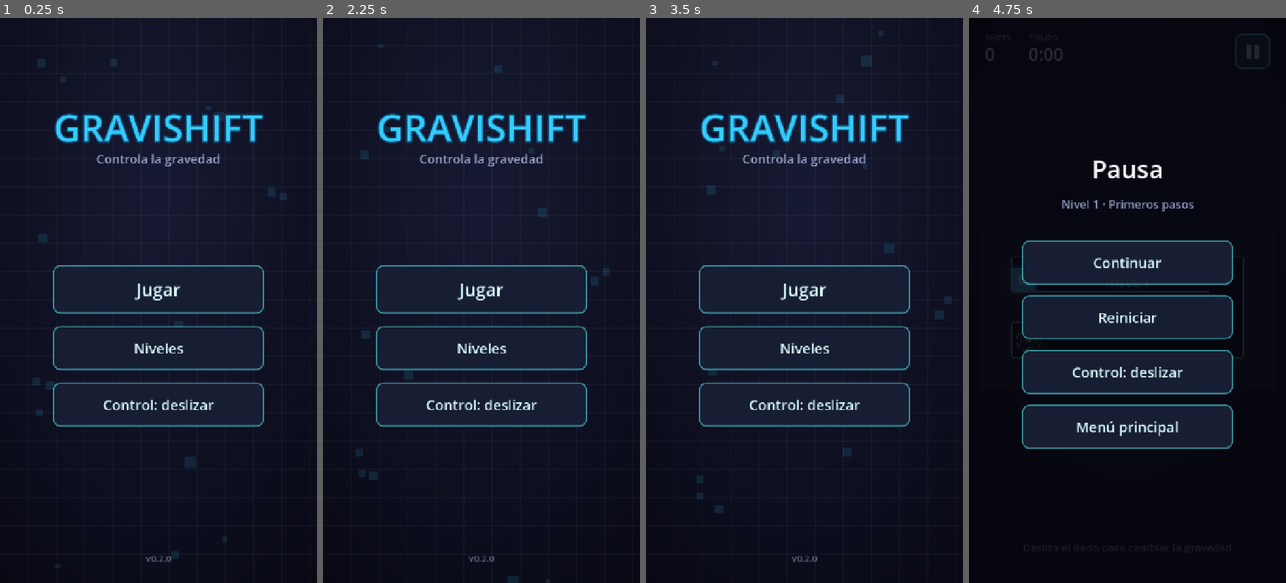
Above: before the commit, frames 1-4 (left to right).
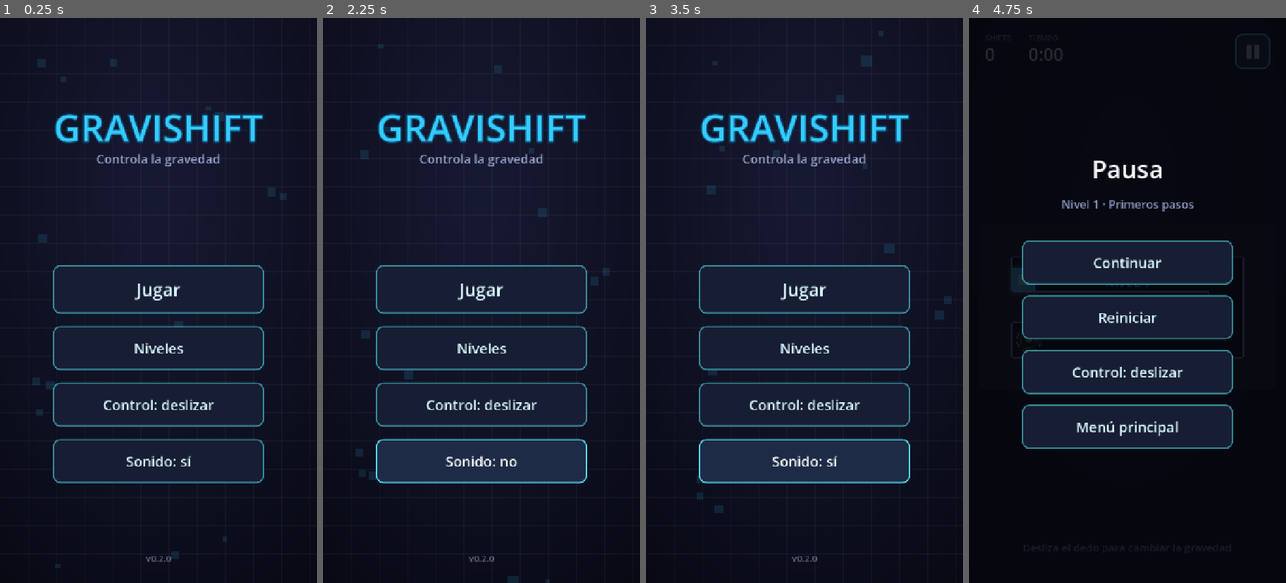
Above: after the commit, the same moments.

Repository: JoseBaena97/GraviShift
Game: Godot game, scene res://scenes/menu.tscn
Same seed, same stepped clock (60 frames per second), same inputs: the game is played once before the commit and once after it.
Inputs (mouse positions are in pixels of both pictures, inside the frame that each line leads up to):
- Up to frame 1 (0.25 s): no input
- Up to frame 2 (2.25 s): click "Control: deslizar" at 0.5 s; click "Control: inclinar" at 1.25 s; click (481, 458) at 2 s, where only the run after the commit has a clickable "Sonido: sí"
- Up to frame 3 (3.5 s): click (804, 458) at 2.75 s, where only the run after the commit has a clickable "Sonido: no"
- Up to frame 4 (4.75 s): click "Jugar" at 3.5 s; click (1251, 51) at 4.25 s

The runs differ from the first frame. In frame 1, 0.8% of the frame differs, in the area x 16-84%, y 74-83%; in frame 2, 5.3%; in frame 3, 5.2%; in frame 4, nothing differs.

Commit message:
Efectos de sonido sintetizados por código
- SfxSynth: genera los efectos al arrancar con osciladores, barridos
  de frecuencia, envolventes y ruido filtrado (sin archivos de audio)
- Autoload Audio: buses Music y SFX, grupo de reproductores con
  variación de tono y filtro paso bajo en la música durante la pausa
- Sonidos de cambio de gravedad (tono según dirección), choque
  (volumen según velocidad), portal, muerte por pinchos y por láser
- Zumbido de los láseres que aumenta al acercarse el cubo
- Clic automático en todos los botones, incluidos los creados por código
- Opción "Sonido: sí/no" en el menú, guardada con el progreso
- El nivel indica el tipo de peligro tocado y el cubo emite una
  señal al chocar con su intensidad

Diff:
--- a/project.godot
+++ b/project.godot
@@ -25,6 +25,7 @@
 [autoload]
 
 Game="*res://scripts/game.gd"
+Audio="*res://scripts/audio.gd"
 
 [display]
 
--- a/scenes/menu.tscn
+++ b/scenes/menu.tscn
@@ -42,7 +42,7 @@
 offset_left = -240.0
 offset_top = -80.0
 offset_right = 240.0
-offset_bottom = 300.0
+offset_bottom = 430.0
 theme_override_constants/separation = 28
 
 [node name="PlayButton" type="Button" parent="MainPanel"]
@@ -60,6 +60,11 @@
 custom_minimum_size = Vector2(0, 100)
 focus_mode = 0
 text = "Control: deslizar"
+
+[node name="SoundButton" type="Button" parent="MainPanel"]
+custom_minimum_size = Vector2(0, 100)
+focus_mode = 0
+text = "Sonido: sí"
 
 [node name="LevelsPanel" type="VBoxContainer" parent="."]
 visible = false
@@ -104,4 +109,5 @@
 [connection signal="pressed" from="MainPanel/PlayButton" to="." method="_on_play_pressed"]
 [connection signal="pressed" from="MainPanel/LevelsButton" to="." method="_on_levels_pressed"]
 [connection signal="pressed" from="MainPanel/ModeButton" to="." method="_on_mode_pressed"]
+[connection signal="pressed" from="MainPanel/SoundButton" to="." method="_on_sound_pressed"]
 [connection signal="pressed" from="LevelsPanel/BackButton" to="." method="_on_back_pressed"]
--- /dev/null
+++ b/scripts/audio.gd
@@ -0,0 +1,102 @@
+extends Node
+
+## Audio global: buses, efectos sintetizados y zumbido de los láseres.
+## Registrado como autoload "Audio" (después de "Game", del que lee las opciones).
+
+const MUSIC_BUS := &"Music"
+const SFX_BUS := &"SFX"
+const POOL_SIZE := 8  # Efectos que pueden sonar a la vez.
+const PITCH_VARIATION := 0.06  # ±6 %: evita que un sonido repetido canse.
+const HUM_VOLUME_DB := -12.0
+const CLICK_VOLUME_DB := -6.0
+const PAUSE_LOWPASS_HZ := 900.0
+
+var _sounds := {}  # nombre -> AudioStreamWAV
+var _pool: Array[AudioStreamPlayer] = []
+var _next_player := 0
+var _hum: AudioStreamPlayer
+
+
+func _ready() -> void:
+	# Debe seguir funcionando con el juego en pausa (clics del menú de pausa).
+	process_mode = Node.PROCESS_MODE_ALWAYS
+	_create_buses()
+
+	_sounds = {
+		"shift": SfxSynth.shift(),
+		"impact": SfxSynth.impact(),
+		"portal": SfxSynth.portal(),
+		"spike_death": SfxSynth.spike_death(),
+		"laser_death": SfxSynth.laser_death(),
+		"click": SfxSynth.click(),
+	}
+
+	for i in POOL_SIZE:
+		var player := AudioStreamPlayer.new()
+		player.bus = SFX_BUS
+		add_child(player)
+		_pool.append(player)
+
+	_hum = AudioStreamPlayer.new()
+	_hum.bus = SFX_BUS
+	_hum.stream = SfxSynth.laser_hum()
+	add_child(_hum)
+
+	set_sfx_enabled(Game.sfx_enabled)
+	# Clic automático en todos los botones del juego, incluidos los que se
+	# crean por código (como la cuadrícula de niveles).
+	get_tree().node_added.connect(_on_node_added)
+
+
+## Crea los buses Music y SFX colgando de Master. La música lleva un filtro
+## paso bajo, apagado, que se enciende durante la pausa.
+func _create_buses() -> void:
+	for bus_name in [MUSIC_BUS, SFX_BUS]:
+		if AudioServer.get_bus_index(bus_name) == -1:
+			AudioServer.add_bus()
+			var index := AudioServer.bus_count - 1
+			AudioServer.set_bus_name(index, bus_name)
+			AudioServer.set_bus_send(index, &"Master")
+
+	var music := AudioServer.get_bus_index(MUSIC_BUS)
+	if AudioServer.get_bus_effect_count(music) == 0:
+		var lowpass := AudioEffectLowPassFilter.new()
+		lowpass.cutoff_hz = PAUSE_LOWPASS_HZ
+		AudioServer.add_bus_effect(music, lowpass)
+		AudioServer.set_bus_effect_enabled(music, 0, false)
+
+
+## Reproduce un efecto. Usa los reproductores del grupo por turnos: si están
+## todos ocupados, corta el más antiguo.
+func play(sound: String, volume_db := 0.0, pitch := 1.0) -> void:
+	var player := _pool[_next_player]
+	_next_player = (_next_player + 1) % POOL_SIZE
+	player.stream = _sounds[sound]
+	player.volume_db = volume_db
+	player.pitch_scale = pitch * randf_range(1.0 - PITCH_VARIATION, 1.0 + PITCH_VARIATION)
+	player.play()
+
+
+## Intensidad del zumbido de los láseres, de 0 (apagado) a 1.
+func set_hum_level(level: float) -> void:
+	if level <= 0.01:
+		if _hum.playing:
+			_hum.stop()
+		return
+	_hum.volume_db = HUM_VOLUME_DB + linear_to_db(level)
+	if not _hum.playing:
+		_hum.play()
+
+
+## Durante la pausa la música se oye "a través de la pared".
+func set_music_muffled(muffled: bool) -> void:
+	AudioServer.set_bus_effect_enabled(AudioServer.get_bus_index(MUSIC_BUS), 0, muffled)
+
+
+func set_sfx_enabled(enabled: bool) -> void:
+	AudioServer.set_bus_mute(AudioServer.get_bus_index(SFX_BUS), not enabled)
+
+
+func _on_node_added(node: Node) -> void:
+	if node is BaseButton:
+		node.pressed.connect(play.bind("click", CLICK_VOLUME_DB))
--- a/scripts/cube.gd
+++ b/scripts/cube.gd
@@ -4,6 +4,8 @@
 ## El cubo de energía. Es un cuerpo físico normal: se mueve por la gravedad
 ## del mundo, que controla Main. Todo lo visual (estela, deformación) es
 ## decorativo y no afecta a la colisión.
+
+signal impacted(strength: float)  # 0..1 según lo fuerte del choque.
 
 const SIZE := 44.0  # Debe coincidir con la CollisionShape2D de cube.tscn.
 const CORE_COLOR := Color(0.2, 0.8, 1.0)  # Azul eléctrico.
@@ -13,6 +15,7 @@
 const MAX_STRETCH := 0.3
 const IMPACT_MIN_SPEED_DROP := 350.0
 const IMPACT_RECOVERY := 10.0
+const IMPACT_FULL_STRENGTH := 1500.0  # Frenazo (px/s) que cuenta como choque máximo.
 
 var _pending_position := Vector2.ZERO
 var _has_pending_teleport := false
@@ -52,6 +55,7 @@
 		state.transform = Transform2D(0.0, _pending_position)
 		state.linear_velocity = Vector2.ZERO
 		state.angular_velocity = 0.0
+		_previous_velocity = Vector2.ZERO  # Si no, el teletransporte parecería un choque.
 		_has_pending_teleport = false
 
 
@@ -61,6 +65,7 @@
 	if drop > IMPACT_MIN_SPEED_DROP:
 		_impact = minf(drop * STRETCH_PER_SPEED * 1.5, MAX_STRETCH)
 		_impact_dir = _previous_velocity.normalized()
+		impacted.emit(clampf(drop / IMPACT_FULL_STRENGTH, 0.0, 1.0))
 	_previous_velocity = linear_velocity
 
 
--- a/scripts/game.gd
+++ b/scripts/game.gd
@@ -9,6 +9,7 @@
 
 var completed_levels := 0  # Los niveles 0..completed_levels-1 están superados.
 var tilt_mode := false
+var sfx_enabled := true
 var current_level := 0
 
 
@@ -40,6 +41,12 @@
 
 func set_tilt_mode(enabled: bool) -> void:
 	tilt_mode = enabled
+	save_progress()
+
+
+func set_sfx_enabled(enabled: bool) -> void:
+	sfx_enabled = enabled
+	Audio.set_sfx_enabled(enabled)
 	save_progress()
 
 
@@ -82,6 +89,7 @@
 	var config := ConfigFile.new()
 	config.set_value("progress", "completed_levels", completed_levels)
 	config.set_value("options", "tilt_mode", tilt_mode)
+	config.set_value("options", "sfx_enabled", sfx_enabled)
 	config.save(SAVE_PATH)
 
 
@@ -91,3 +99,4 @@
 		return  # Primera partida.
 	completed_levels = clampi(config.get_value("progress", "completed_levels", 0), 0, level_count())
 	tilt_mode = config.get_value("options", "tilt_mode", false)
+	sfx_enabled = config.get_value("options", "sfx_enabled", true)
--- a/scripts/level.gd
+++ b/scripts/level.gd
@@ -5,7 +5,7 @@
 ## colisiones de las paredes, salida y peligros. También lo dibuja.
 
 signal exit_reached
-signal hazard_touched
+signal hazard_touched(kind: String)  # "spike" o "laser"
 
 const TILE := 64
 
@@ -36,6 +36,14 @@
 
 func pixel_size() -> Vector2:
 	return Vector2(cols, rows) * TILE
+
+
+## Centros de las casillas con láser (en coordenadas locales), para el zumbido.
+func laser_positions() -> Array[Vector2]:
+	var result: Array[Vector2] = []
+	for cell: Vector2i in _lasers:
+		result.append(_cell_center(cell))
+	return result
 
 
 func build(map: Array) -> void:
@@ -59,23 +67,23 @@
 					start_position = center
 				"E":
 					_exit_cell = cell
-					_add_area(center, Vector2(TILE, TILE) * 0.5, exit_reached)
+					_add_area(center, Vector2(TILE, TILE) * 0.5, exit_reached.emit)
 				"^":
 					var anchor := _spike_anchor(cell)
 					_spikes[cell] = anchor
 					if anchor == Vector2i.ZERO:
-						_add_area(center, Vector2(TILE, TILE) * 0.6, hazard_touched)
+						_add_area(center, Vector2(TILE, TILE) * 0.6, hazard_touched.emit.bind("spike"))
 					else:
 						# La zona peligrosa es la mitad de la casilla pegada a la pared.
 						var along := Vector2(anchor).abs()
 						var size := Vector2(TILE, TILE) * (Vector2.ONE * 0.9 - along * 0.4)
-						_add_area(center + Vector2(anchor) * TILE * 0.25, size, hazard_touched)
+						_add_area(center + Vector2(anchor) * TILE * 0.25, size, hazard_touched.emit.bind("spike"))
 				"=":
 					_lasers[cell] = true
-					_add_area(center, Vector2(TILE, TILE * 0.25), hazard_touched)
+					_add_area(center, Vector2(TILE, TILE * 0.25), hazard_touched.emit.bind("laser"))
 				"|":
 					_lasers[cell] = false
-					_add_area(center, Vector2(TILE * 0.25, TILE), hazard_touched)
+					_add_area(center, Vector2(TILE * 0.25, TILE), hazard_touched.emit.bind("laser"))
 
 	_build_wall_colliders()
 	queue_redraw()
@@ -101,8 +109,8 @@
 	return Vector2i.ZERO
 
 
-## Área de detección que emite `signal_to_emit` cuando el cubo entra en ella.
-func _add_area(center: Vector2, size: Vector2, signal_to_emit: Signal) -> void:
+## Área de detección que llama a `on_enter` cuando el cubo entra en ella.
+func _add_area(center: Vector2, size: Vector2, on_enter: Callable) -> void:
 	var area := Area2D.new()
 	area.position = center
 	var shape := CollisionShape2D.new()
@@ -112,7 +120,7 @@
 	area.add_child(shape)
 	area.body_entered.connect(func(body: Node2D) -> void:
 		if body is Cube:
-			signal_to_emit.emit()
+			on_enter.call()
 	)
 	add_child(area)
 
--- a/scripts/main.gd
+++ b/scripts/main.gd
@@ -19,6 +19,17 @@
 const HAZARD_COLOR := Color(1.0, 0.22, 0.32)
 const SHAKE_STRENGTH := 14.0
 const SHAKE_DECAY := 8.0
+
+## Tono del sonido de cambio de gravedad según la dirección: más agudo hacia
+## arriba, más grave hacia abajo.
+const SHIFT_PITCH := {
+	Vector2.UP: 1.2,
+	Vector2.RIGHT: 1.08,
+	Vector2.LEFT: 1.0,
+	Vector2.DOWN: 0.88,
+}
+## Distancia (px) a la que deja de oírse el zumbido de un láser.
+const HUM_RANGE := 4.0 * Level.TILE
 
 @onready var level: Level = $Level
 @onready var cube: Cube = $Cube
@@ -54,10 +65,17 @@
 func _ready() -> void:
 	level.exit_reached.connect(_on_exit_reached)
 	level.hazard_touched.connect(_on_hazard_touched)
+	cube.impacted.connect(_on_cube_impacted)
 	get_viewport().size_changed.connect(_apply_safe_area)
 	_apply_safe_area()
 	_update_mode_button()
 	load_level(Game.current_level)
+
+
+func _exit_tree() -> void:
+	# Audio es global y sobrevive al cambio de escena: hay que dejarlo limpio.
+	Audio.set_hum_level(0.0)
+	Audio.set_music_muffled(false)
 
 
 func load_level(index: int, show_intro := true) -> void:
@@ -121,6 +139,7 @@
 		_last_axis = axis
 		shifts += 1
 		_update_stats()
+		Audio.play("shift", -4.0, SHIFT_PITCH.get(axis, 1.0))
 
 
 # --- Bucle -------------------------------------------------------------------
@@ -129,6 +148,7 @@
 	if not _busy:
 		elapsed += delta
 		_update_stats()
+	_update_laser_hum()
 
 	if _shake > 0.1:
 		camera.offset = Vector2(randf_range(-1, 1), randf_range(-1, 1)) * _shake
@@ -151,6 +171,17 @@
 	# Suavizado exponencial: independiente de los FPS y sin temblores del sensor.
 	var weight := 1.0 - exp(-TILT_SMOOTHING * delta)
 	set_gravity(gravity_dir.slerp(target.normalized(), weight))
+
+
+## El zumbido sube cuanto más cerca está el cubo del láser más próximo.
+func _update_laser_hum() -> void:
+	if _busy or not cube.visible:
+		Audio.set_hum_level(0.0)
+		return
+	var nearest := INF
+	for pos in level.laser_positions():
+		nearest = minf(nearest, cube.global_position.distance_to(level.to_global(pos)))
+	Audio.set_hum_level(clampf(1.0 - nearest / HUM_RANGE, 0.0, 1.0))
 
 
 func _update_stats() -> void:
@@ -217,6 +248,7 @@
 	if _busy:
 		return
 	_busy = true
+	Audio.play("portal")
 	_spawn_burst(cube.global_position, EXIT_COLOR)
 	cube.hide()
 	Game.complete_level(current_level)
@@ -232,15 +264,22 @@
 		load_level(current_level + 1)
 
 
-func _on_hazard_touched() -> void:
+func _on_hazard_touched(kind: String) -> void:
 	if _busy:
 		return
 	_busy = true
+	Audio.play("laser_death" if kind == "laser" else "spike_death")
 	_spawn_burst(cube.global_position, HAZARD_COLOR)
 	_shake = SHAKE_STRENGTH
 	cube.hide()
 	await get_tree().create_timer(0.6).timeout
 	load_level(current_level, false)
+
+
+func _on_cube_impacted(strength: float) -> void:
+	if _busy:
+		return
+	Audio.play("impact", linear_to_db(lerpf(0.35, 1.0, strength)))
 
 
 ## Explosión de partículas de un solo uso que se borra al terminar.
@@ -273,6 +312,9 @@
 func _set_paused(paused: bool) -> void:
 	get_tree().paused = paused
 	pause_panel.visible = paused
+	Audio.set_music_muffled(paused)
+	if paused:
+		Audio.set_hum_level(0.0)  # _process no corre en pausa y no lo apagaría.
 	if paused:
 		pause_level_info.text = "Nivel %d · %s" % [current_level + 1, Levels.DATA[current_level]["name"]]
 		_update_mode_button()
--- a/scripts/menu.gd
+++ b/scripts/menu.gd
@@ -16,6 +16,7 @@
 @onready var levels_panel: Control = $LevelsPanel
 @onready var play_button: Button = $MainPanel/PlayButton
 @onready var mode_button: Button = $MainPanel/ModeButton
+@onready var sound_button: Button = $MainPanel/SoundButton
 @onready var level_grid: GridContainer = $LevelsPanel/LevelGrid
 @onready var version_label: Label = $VersionLabel
 
@@ -29,6 +30,7 @@
 	version_label.text = "v%s" % ProjectSettings.get_setting("application/config/version")
 	_update_play_button()
 	_update_mode_button()
+	_update_sound_button()
 	_build_level_grid()
 	_show_levels(false)
 
@@ -73,6 +75,10 @@
 	mode_button.text = "Control: inclinar" if Game.tilt_mode else "Control: deslizar"
 
 
+func _update_sound_button() -> void:
+	sound_button.text = "Sonido: sí" if Game.sfx_enabled else "Sonido: no"
+
+
 func _build_level_grid() -> void:
 	for child in level_grid.get_children():
 		child.queue_free()
@@ -108,6 +114,11 @@
 	_update_mode_button()
 
 
+func _on_sound_pressed() -> void:
+	Game.set_sfx_enabled(not Game.sfx_enabled)
+	_update_sound_button()
+
+
 # --- Fondo animado -----------------------------------------------------------
 
 func _process(delta: float) -> void:
--- /dev/null
+++ b/scripts/sfx_synth.gd
@@ -0,0 +1,162 @@
+class_name SfxSynth
+extends RefCounted
+
+## Sintetizador mínimo de efectos de sonido. Genera las ondas por código y
+## las devuelve como AudioStreamWAV (PCM de 16 bits, mono), así que el juego
+## no necesita archivos de audio para los efectos.
+##
+## Cada efecto combina las mismas piezas básicas:
+##   - un oscilador (seno, cuadrada, sierra, triangular) o ruido,
+##   - un barrido de frecuencia (exponencial, que es como lo percibe el oído),
+##   - una envolvente: ataque lineal y caída en curva.
+
+enum Wave { SINE, SQUARE, SAW, TRIANGLE, NOISE }
+
+## 22 kHz basta para efectos de sintetizador y reduce a la mitad el tiempo de
+## generación al arrancar, que en un móvil se nota.
+const MIX_RATE := 22050
+
+
+# --- Efectos -----------------------------------------------------------------
+
+## Cambio de gravedad: barrido ascendente con un soplo de ruido.
+static func shift() -> AudioStreamWAV:
+	var out := _tone(Wave.SINE, 0.14, 260.0, 620.0, 0.35, 0.01, 2.0)
+	out = _mix(out, _tone(Wave.NOISE, 0.12, 0.0, 0.0, 0.12, 0.03, 2.0, 0.15))
+	return _to_stream(out)
+
+
+## Choque contra una pared: golpe grave que cae de tono, con un clic inicial.
+static func impact() -> AudioStreamWAV:
+	var out := _tone(Wave.SINE, 0.18, 140.0, 45.0, 0.8, 0.002, 3.0)
+	out = _mix(out, _tone(Wave.NOISE, 0.03, 0.0, 0.0, 0.3, 0.0, 3.0, 0.5))
+	return _to_stream(out)
+
+
+## Entrar al portal: arpegio ascendente de do mayor (do, mi, sol, do).
+static func portal() -> AudioStreamWAV:
+	var notes := [523.25, 659.25, 783.99, 1046.5]
+	var step := 0.07
+	var out := PackedFloat32Array()
+	for i in notes.size():
+		var note := _tone(Wave.TRIANGLE, 0.35, notes[i], notes[i], 0.28, 0.005, 2.0)
+		out = _mix(out, note, i * step)
+	# Brillo final una octava por encima.
+	out = _mix(out, _tone(Wave.SINE, 0.4, 2093.0, 2093.0, 0.08, 0.01, 2.0), notes.size() * step)
+	return _to_stream(out)
+
+
+## Muerte en pinchos: onda cuadrada que se desploma y ruido seco.
+static func spike_death() -> AudioStreamWAV:
+	var out := _tone(Wave.SQUARE, 0.35, 380.0, 55.0, 0.3, 0.0, 1.5)
+	out = _mix(out, _tone(Wave.NOISE, 0.2, 0.0, 0.0, 0.35, 0.0, 3.0, 1.0))
+	return _to_stream(out)
+
+
+## Muerte en láser: chisporroteo eléctrico (sierra con vibrato rápido).
+static func laser_death() -> AudioStreamWAV:
+	var duration := 0.3
+	var count := int(duration * MIX_RATE)
+	var out := PackedFloat32Array()
+	out.resize(count)
+	var phase := 0.0
+	for i in count:
+		var t := float(i) / MIX_RATE
+		var progress := t / duration
+		var freq := 1400.0 * pow(180.0 / 1400.0, progress)
+		freq *= 1.0 + 0.3 * sin(TAU * 35.0 * t)  # Vibrato: el "zumbido" eléctrico.
+		phase += freq / MIX_RATE
+		out[i] = _osc(Wave.SAW, phase) * 0.28 * pow(1.0 - progress, 1.5)
+	out = _mix(out, _tone(Wave.NOISE, 0.08, 0.0, 0.0, 0.3, 0.0, 2.0, 1.0))
+	return _to_stream(out)
+
+
+## Zumbido continuo de los láseres (en bucle). Todas las frecuencias caben un
+## número entero de veces en la duración, así el bucle no tiene saltos.
+static func laser_hum() -> AudioStreamWAV:
+	var duration := 0.5
+	var count := int(duration * MIX_RATE)
+	var out := PackedFloat32Array()
+	out.resize(count)
+	for i in count:
+		var t := float(i) / MIX_RATE
+		var tone := 0.5 * _osc(Wave.SAW, 110.0 * t) + 0.5 * sin(TAU * 220.0 * t)
+		var tremolo := 0.75 + 0.25 * sin(TAU * 30.0 * t)
+		out[i] = tone * tremolo * 0.4
+	return _to_stream(out, true)
+
+
+## Pulsar un botón: clic breve y suave.
+static func click() -> AudioStreamWAV:
+	return _to_stream(_tone(Wave.SINE, 0.045, 1000.0, 700.0, 0.25, 0.002, 2.0))
+
+
+# --- Piezas básicas ----------------------------------------------------------
+
+## Genera un tono con barrido de frecuencia y envolvente.
+## `lowpass` (0..1) solo se usa con ruido: valores bajos lo hacen más sordo.
+static func _tone(wave: Wave, duration: float, freq_start: float, freq_end: float,
+		volume: float, attack: float, decay_power: float, lowpass := 1.0) -> PackedFloat32Array:
+	var count := int(duration * MIX_RATE)
+	var out := PackedFloat32Array()
+	out.resize(count)
+	var phase := 0.0
+	var filtered := 0.0
+	for i in count:
+		var t := float(i) / MIX_RATE
+		var progress := t / duration
+		var sample: float
+		if wave == Wave.NOISE:
+			# Filtro paso bajo de un polo sobre ruido blanco.
+			filtered += lowpass * (randf_range(-1.0, 1.0) - filtered)
+			sample = filtered
+		else:
+			phase += freq_start * pow(freq_end / freq_start, progress) / MIX_RATE
+			sample = _osc(wave, phase)
+		var envelope := minf(t / attack, 1.0) if attack > 0.0 else 1.0
+		envelope *= pow(1.0 - progress, decay_power)
+		out[i] = sample * envelope * volume
+	return out
+
+
+static func _osc(wave: Wave, phase: float) -> float:
+	var p := fposmod(phase, 1.0)
+	match wave:
+		Wave.SINE:
+			return sin(p * TAU)
+		Wave.SQUARE:
+			return 1.0 if p < 0.5 else -1.0
+		Wave.SAW:
+			return 2.0 * p - 1.0
+		Wave.TRIANGLE:
+			return 1.0 - 4.0 * absf(p - 0.5)
+	return 0.0
+
+
+## Devuelve `target` con `other` sumado a partir de `offset` segundos
+## (lo alarga si hace falta).
+static func _mix(target: PackedFloat32Array, other: PackedFloat32Array,
+		offset := 0.0) -> PackedFloat32Array:
+	var start := int(offset * MIX_RATE)
+	if target.size() < start + other.size():
+		target.resize(start + other.size())
+	for i in other.size():
+		target[start + i] += other[i]
+	return target
+
+
+static func _to_stream(samples: PackedFloat32Array, loop := false) -> AudioStreamWAV:
+	var data := PackedByteArray()
+	data.resize(samples.size() * 2)
+	for i in samples.size():
+		data.encode_s16(i * 2, int(clampf(samples[i], -1.0, 1.0) * 32767.0))
+	var stream := AudioStreamWAV.new()
+	stream.format = AudioStreamWAV.FORMAT_16_BITS
+	stream.mix_rate = MIX_RATE
+	stream.stereo = false
+	stream.data = data
+	if loop:
+		stream.loop_mode = AudioStreamWAV.LOOP_FORWARD
+		stream.loop_begin = 0
+		stream.loop_end = samples.size()
+	return stream
Not shown, added: scripts/audio.gd.uid
Not shown, added: scripts/sfx_synth.gd.uid
Not shown, changed: README.md
